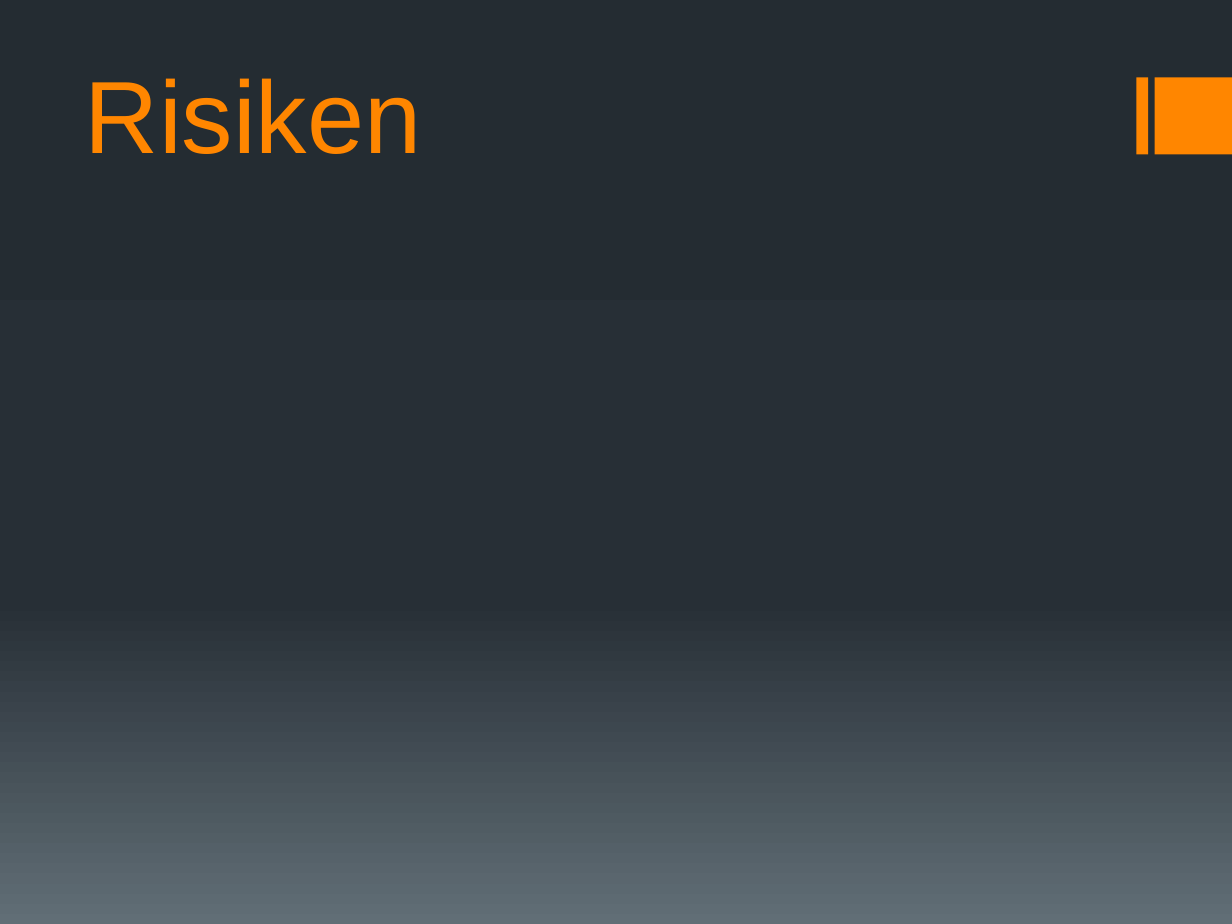
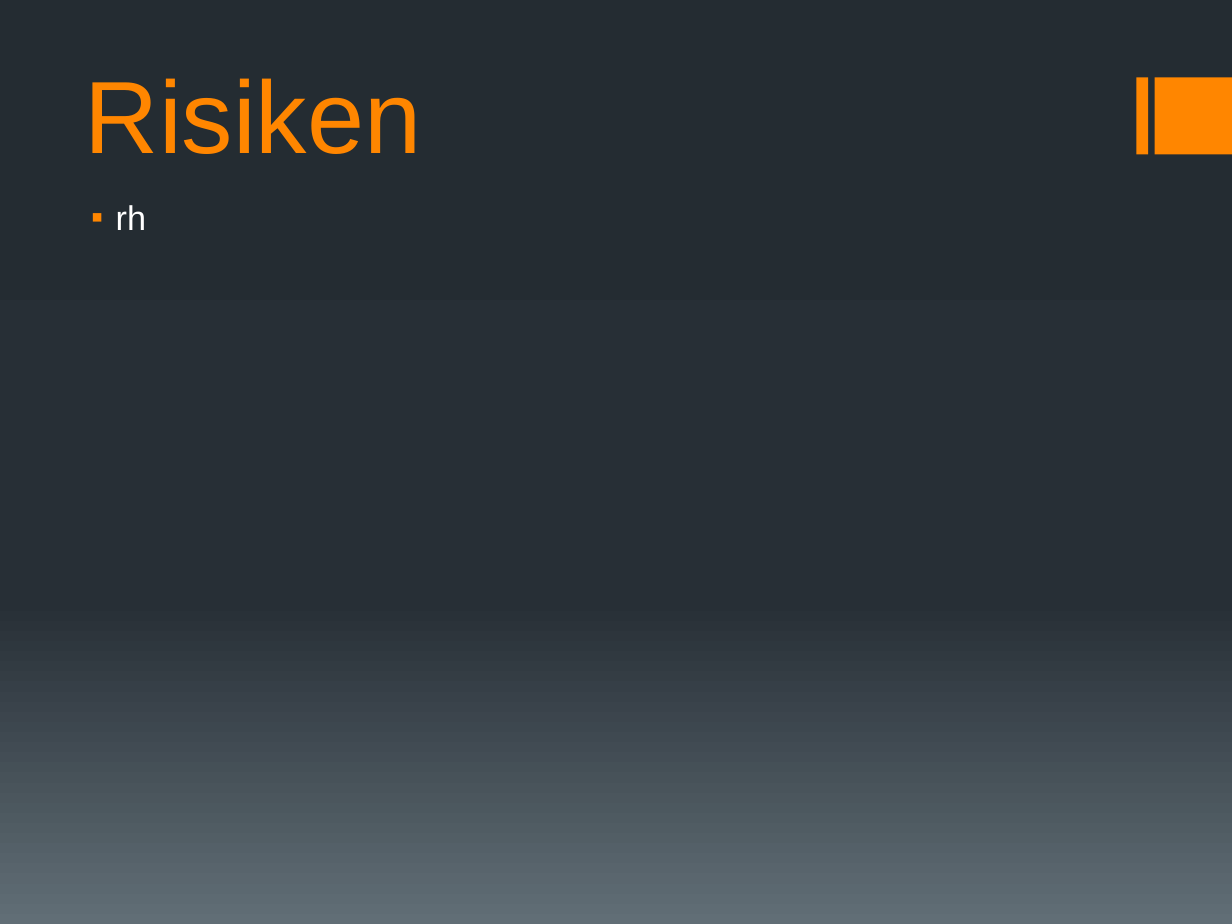
Before and after one commit to docker-apps/Docker, a slide deck: slide 7 of Documents/Projektskizze/Projektskizze_Präsentation_v1.pptx. Drawn at 1232x924 pixels with LibreOffice and Linux fonts; fonts in the diff are those of the drawing. Boxes give left, top, right and bottom in pixels: in the first picture for what was removed or moved away, otherwise in the second. Text is boxed around its words. In the diff, an @@ line names an element or a change of style, - is before the commit and + after.

```diff
--- a/Documents/Projektskizze/Projektskizze_Präsentation_v1.pptx
+++ b/Documents/Projektskizze/Projektskizze_Präsentation_v1.pptx
@@ text added at <box>116,205,146,230</box>, 20 pt, text #FFFFFF @@
+▪ rh
```
Also in this commit, not shown: 1 other slide changed, 9 other files.
